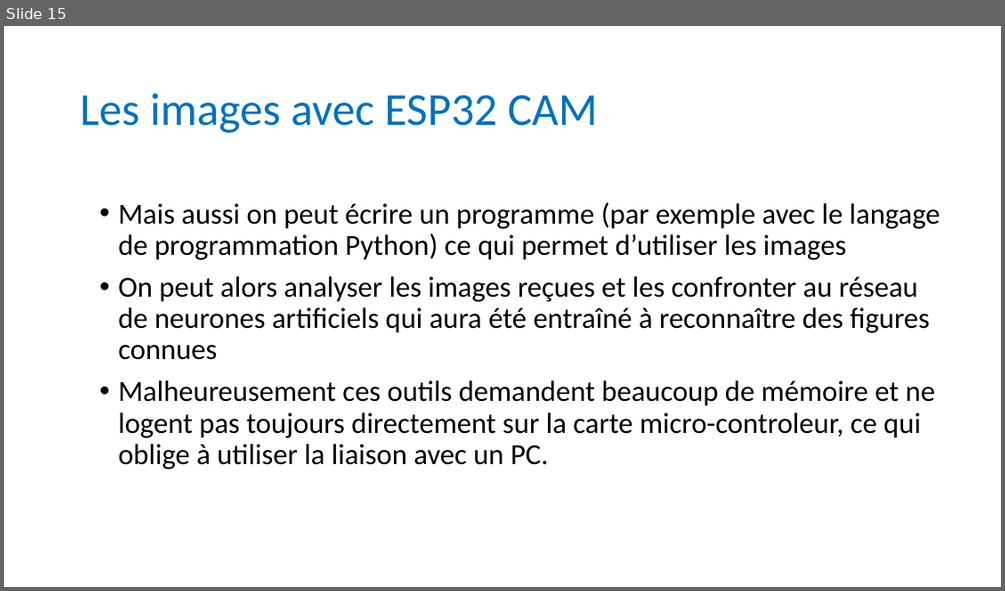
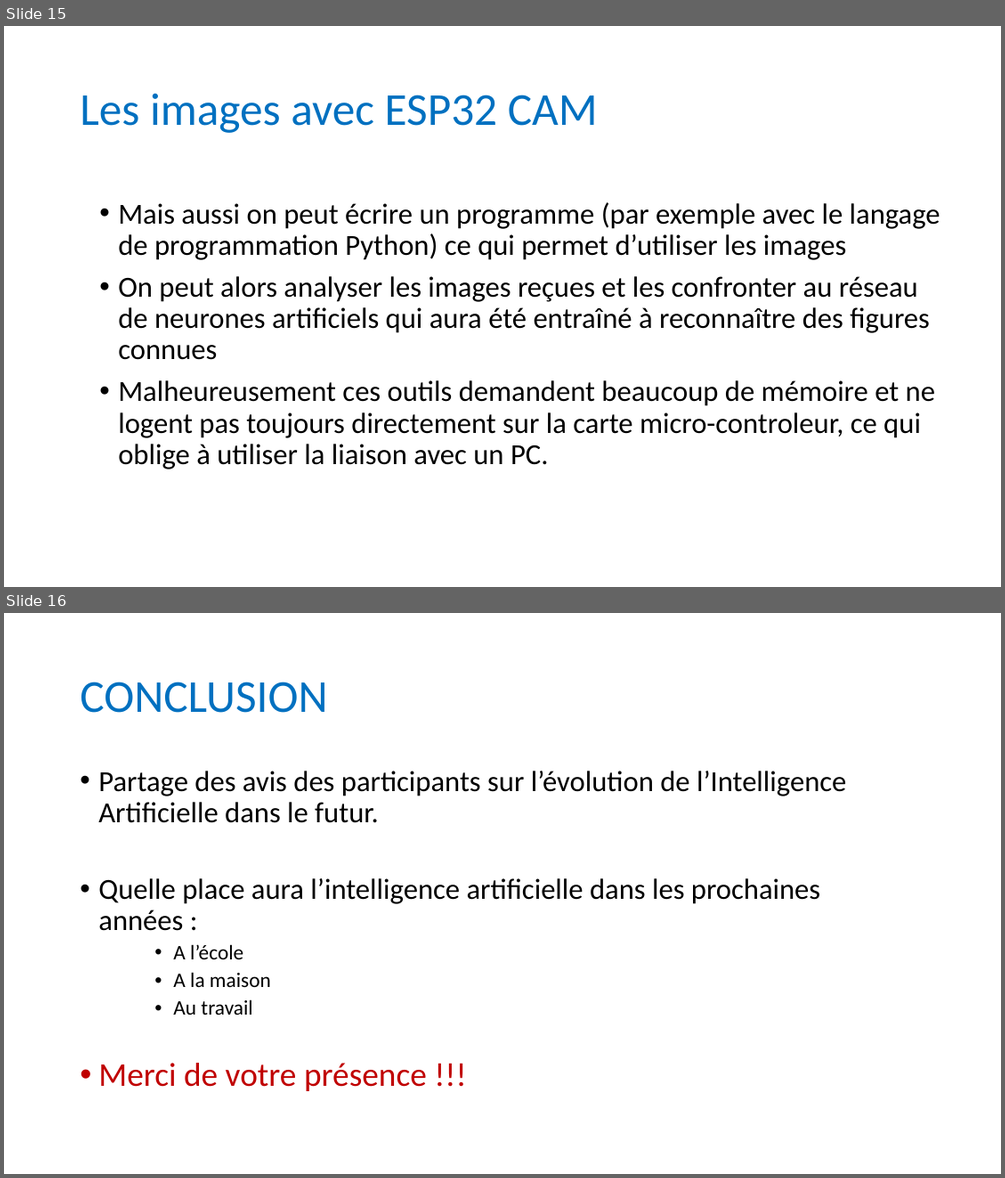
Before and after one commit to anumby-source/RobotServiceJeunesse2023, a slide deck: Journée du 5 mai 2023.pptx. Shown one above the other, each under a label of ours: slide 15 before the commit, slides 15 and 16 after it. The pictures are 1005x591 and 1005x1178 pixels, drawn with LibreOffice and Linux fonts; fonts in the diff are those of the drawing. Boxes give left, top, right and bottom in pixels: in the first picture for what was removed or moved away, otherwise in the second. Text is boxed around its words. In the diff, an @@ line names an element or a change of style, - is before the commit and + after.

Commit message:
Evolutions des programmes .ino Présentation pour la journée du 5 mai

```diff
--- a/Journée du 5 mai 2023.pptx
+++ b/Journée du 5 mai 2023.pptx
@@ slide 16 added at bbox=[4, 613, 1001, 1174], background #FFFFFF @@
@@ title added at bbox=[80, 682, 327, 713], 44 pt, text #0070C0 @@
+CONCLUSION
@@ text added at bbox=[98, 771, 846, 1091], 28 pt, text #000000 @@
+• Partage des avis des participants sur l’évolution de l’Intelligence Artificielle dans le futur.
+• Quelle place aura l’intelligence artificielle dans les prochaines années :
+    • A l’école
+    • A la maison
+    • Au travail
+• Merci de votre présence !!!
```
